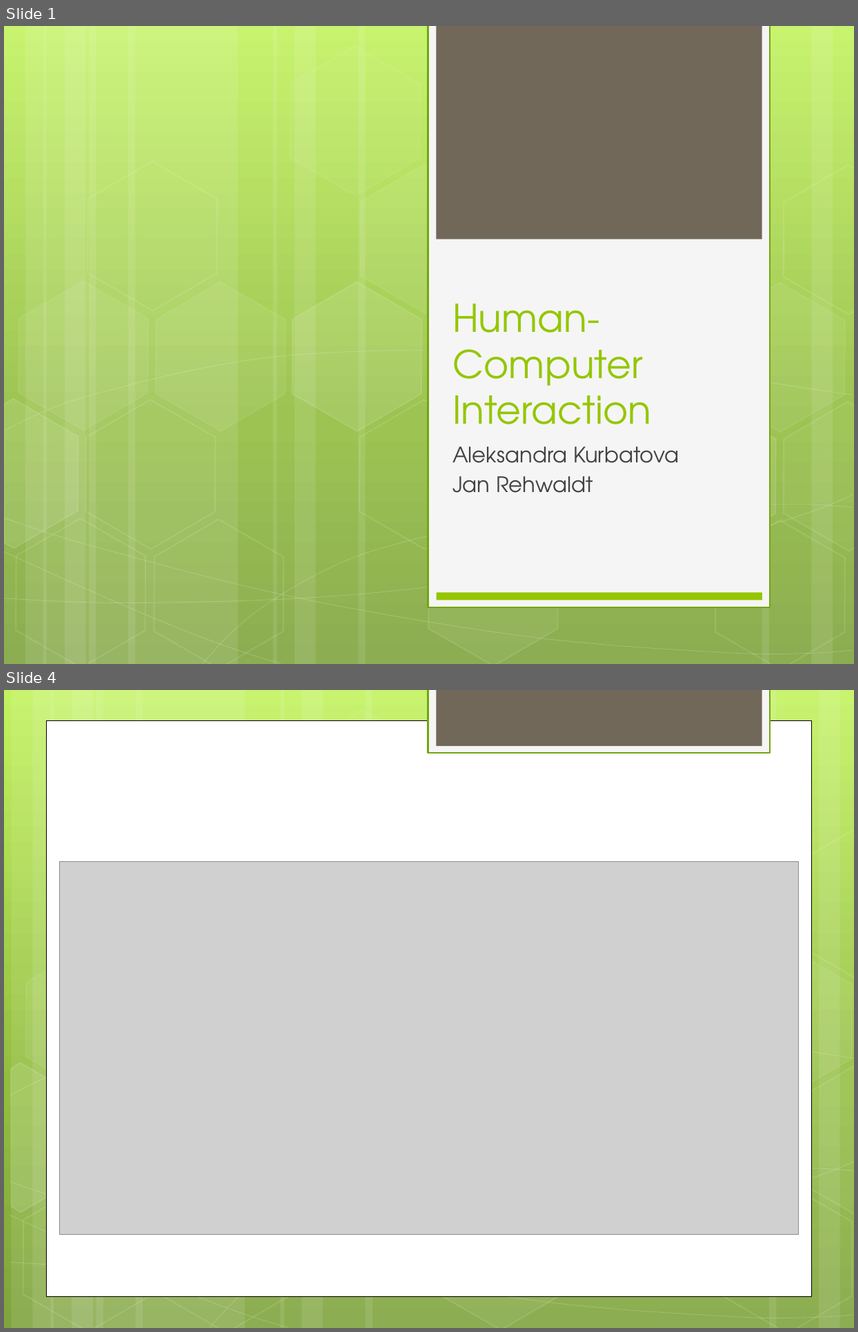
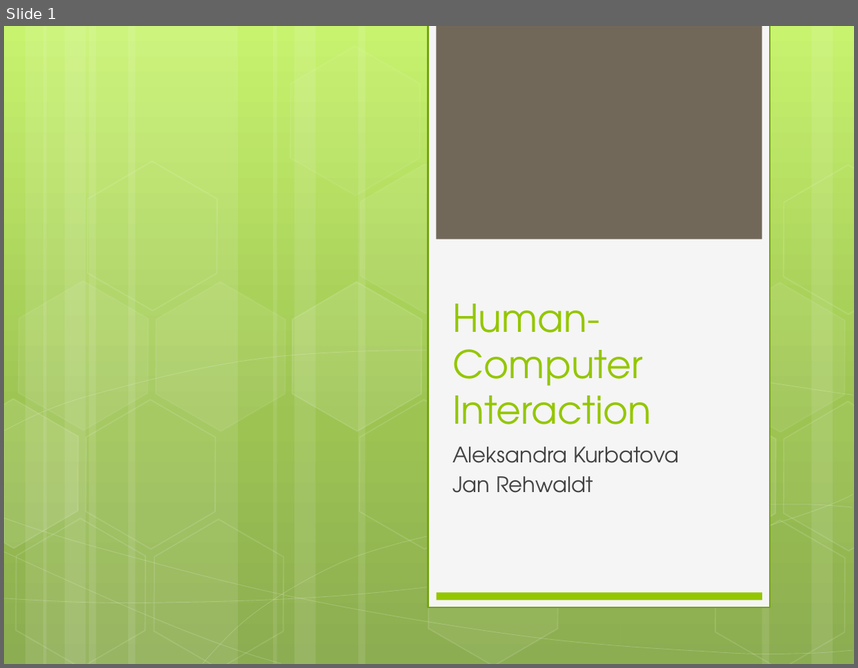
Before and after one commit to jrehwaldt/UT-12SS-Social-Informatics, a slide deck: 2012-03-12_Aleksandra Kurbatova_Jan Rehwaldt_Human-Computer Interaction.pptx. Shown one above the other, each under a label of ours: slides 1 and 4 before the commit, slide 1 after it; the slides between them are not shown. The pictures are 858x1332 and 858x668 pixels, drawn with LibreOffice and Linux fonts; fonts in the diff are those of the drawing; grey boxes stand for pictures. Boxes give left, top, right and bottom in pixels: in the first picture for what was removed or moved away, otherwise in the second. Text is boxed around its words. In the diff, an @@ line names an element or a change of style, - is before the commit and + after.

```diff
--- a/2012-03-12_Aleksandra Kurbatova_Jan Rehwaldt_Human-Computer Interaction.pptx
+++ b/2012-03-12_Aleksandra Kurbatova_Jan Rehwaldt_Human-Computer Interaction.pptx
@@ slide 4 removed at bbox=[4, 690, 854, 1328], background gradient #C3F35F to #93BF3F to #81A53E @@
@@ rectangle removed at bbox=[428, 690, 770, 753] @@
@@ rectangle removed at bbox=[436, 690, 762, 746] @@
@@ rectangle removed at bbox=[47, 720, 811, 1295] @@
@@ group removed at bbox=[4, 690, 854, 1328]: 12 rectangles, 8 freeform shapes, 8 hexagons @@
@@ picture removed at bbox=[59, 862, 798, 1234] @@
```
Also in this commit, not shown: 5 slides changed, 4 slides added, 1 other slide removed.
